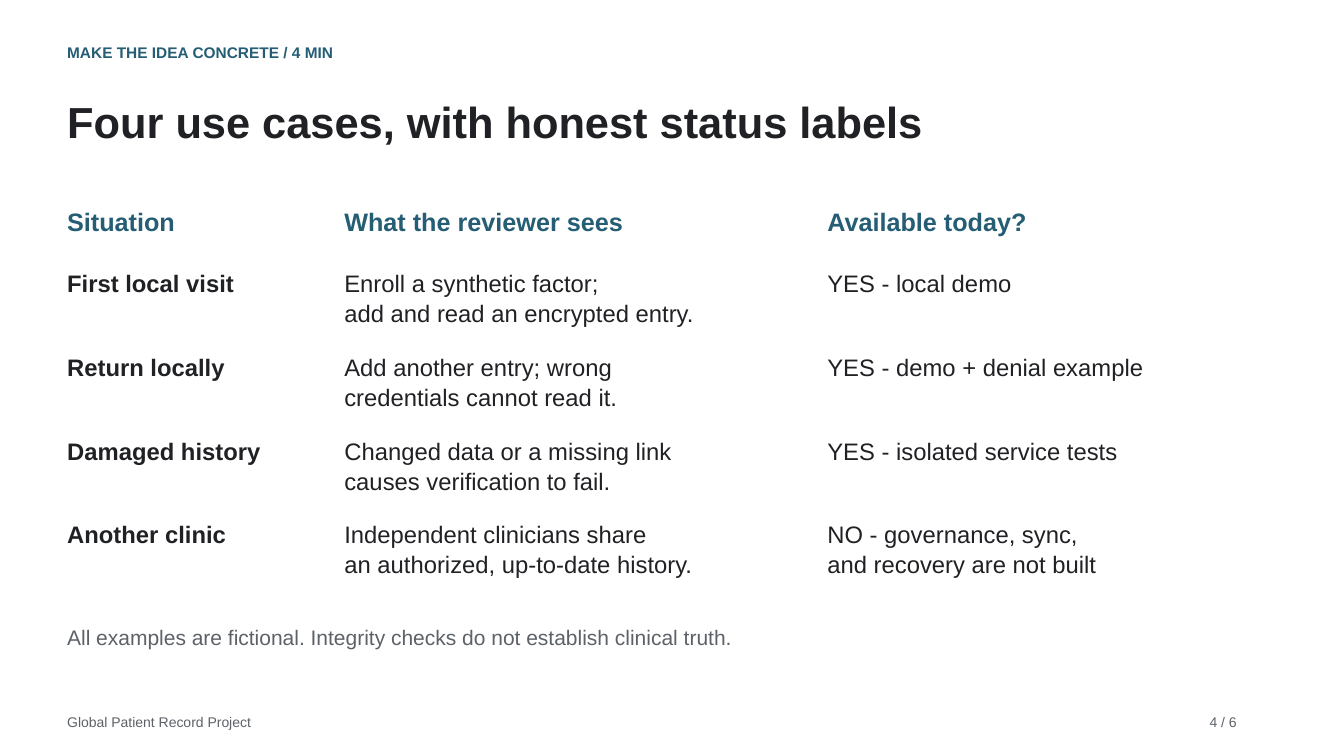
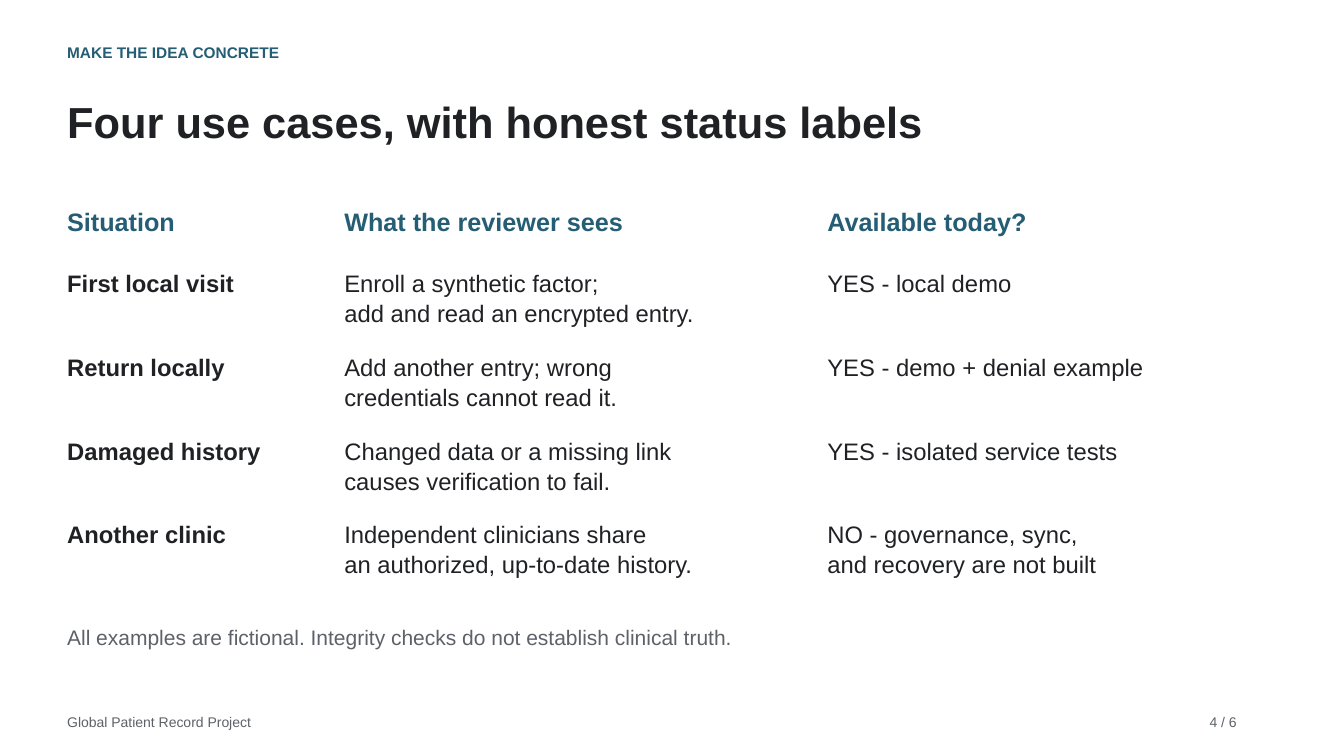
Before and after one commit to PubInv/GDP2-project-85, a slide deck: slide 4 of docs/presentation/technical-presentation.pptx. Drawn at 1344x756 pixels with LibreOffice and Linux fonts; fonts in the diff are those of the drawing. Boxes give left, top, right and bottom in pixels: in the first picture for what was removed or moved away, otherwise in the second. Text is boxed around its words. In the diff, an @@ line names an element or a change of style, - is before the commit and + after.

```diff
--- a/docs/presentation/technical-presentation.pptx
+++ b/docs/presentation/technical-presentation.pptx
@@ text at [67,47,280,58]: text changed @@
-MAKE THE IDEA CONCRETE / 4 MIN
+MAKE THE IDEA CONCRETE
```
Also in this commit, not shown: 5 other slides changed.
